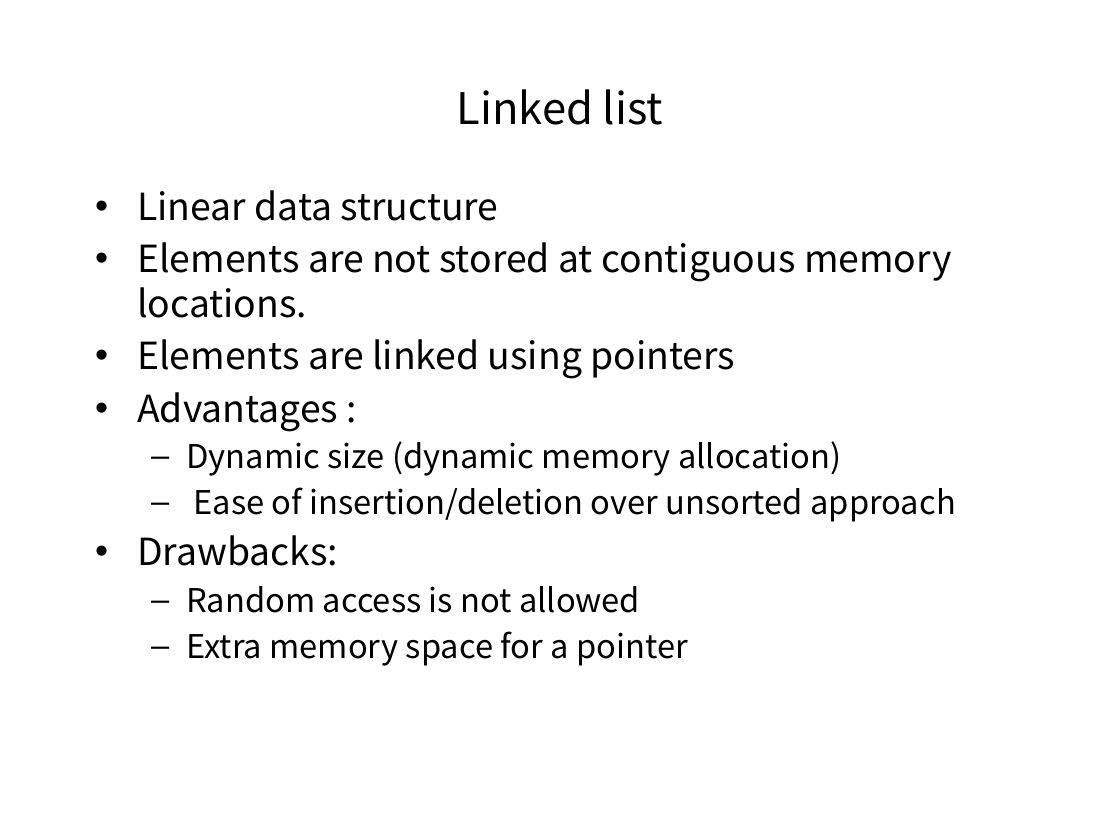
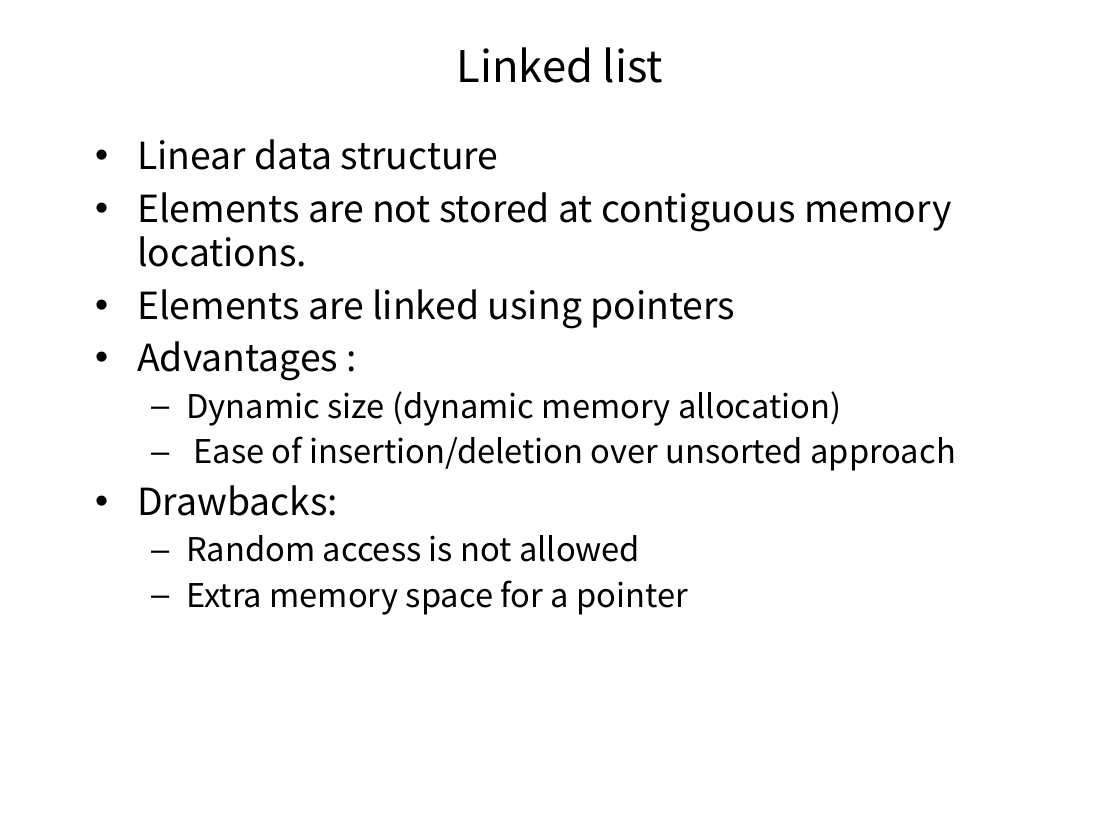
Before and after one commit to pankajfri/Training-Materials, a slide deck: slide 5 of Objected Oriented Programming Concepts Using C++ & Data Structures/Data Structures.pptx (slide 4 before the commit). Drawn at 1120x840 pixels with LibreOffice and Linux fonts; fonts in the diff are those of the drawing; background and template pictures are left out. Boxes give left, top, right and bottom in pixels: in the first picture for what was removed or moved away, otherwise in the second. Text is boxed around its words. In the diff, an @@ line names an element or a change of style, - is before the commit and + after.

```diff
--- a/Objected Oriented Programming Concepts Using C++ & Data Structures/Data Structures.pptx
+++ b/Objected Oriented Programming Concepts Using C++ & Data Structures/Data Structures.pptx
@@ title "Linked list": place and size @@
-title "Linked list" at (457,89,663,125)
+title "Linked list" at (457,47,663,83)
@@ text "Linear data structure": place and size @@
-text "Linear data structure" at (137,190,955,666)
+text "Linear data structure" at (137,139,955,615)
```
Also in this commit, not shown: 4 other slides changed, 1 slide added, 3 other files.
